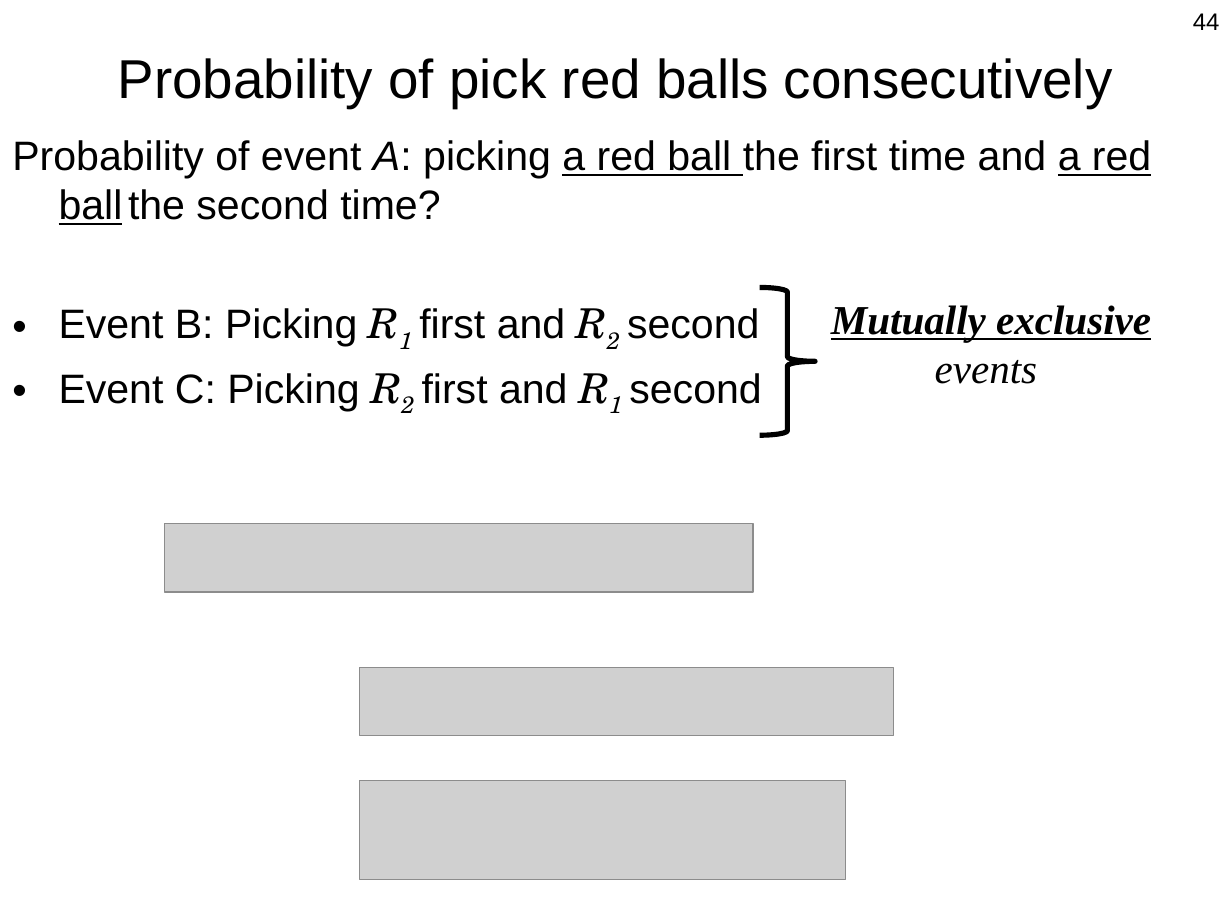
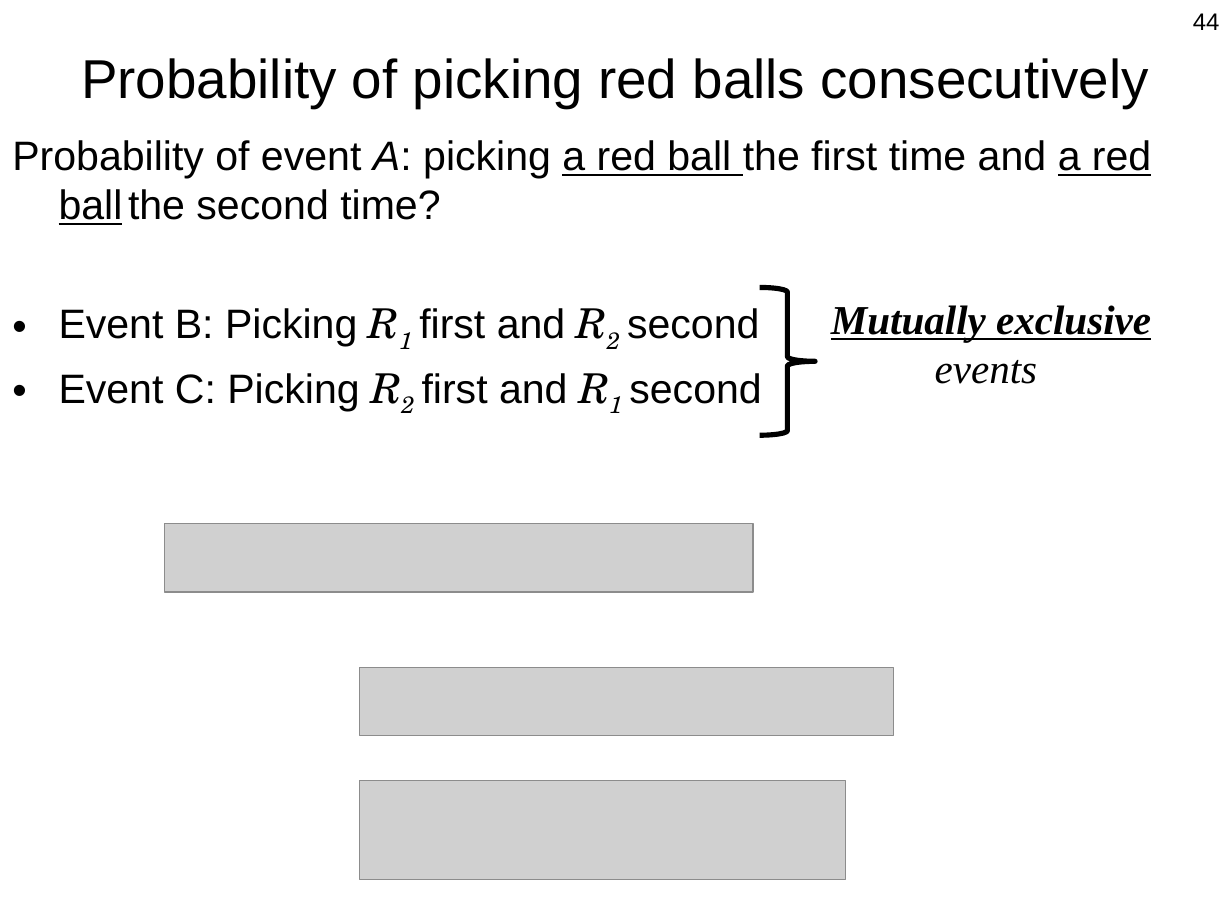
Before and after one commit to Berkeley-ME233/Berkeley-ME233.github.io, a slide deck: slide 44 of static/ME233_Sp16_L2_Probability_Intro.pptx. Drawn at 1232x924 pixels with LibreOffice and Linux fonts; fonts in the diff are those of the drawing; grey boxes stand for pictures. Boxes give left, top, right and bottom in pixels: in the first picture for what was removed or moved away, otherwise in the second. Text is boxed around its words. In the diff, an @@ line names an element or a change of style, - is before the commit and + after.

```diff
--- a/static/ME233_Sp16_L2_Probability_Intro.pptx
+++ b/static/ME233_Sp16_L2_Probability_Intro.pptx
@@ title at (x1=81, y1=58, x2=1149, y2=108): text changed @@
-Probability of pick red balls consecutively
+Probability of picking red balls consecutively
```
Also in this commit, not shown: 2 other slides changed, 1 other file.
